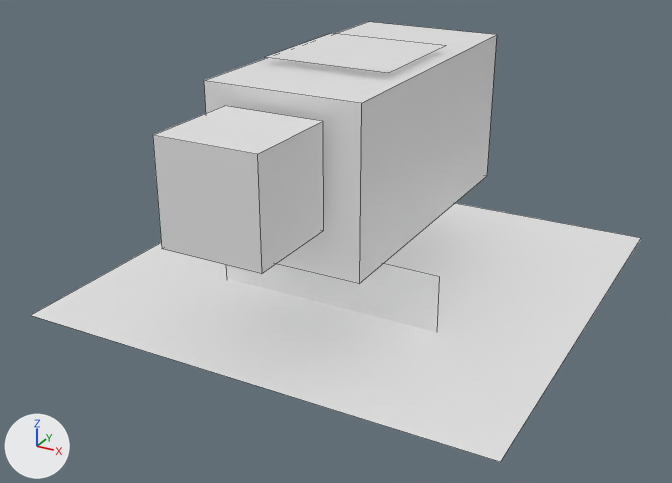
Before and after pictures for a commit that changed the Blender file media/npc/cuboid-pet.blend.
Rendered twice from a camera (50 mm lens) standing at (1.28, -2.25, 1.35) and looking at (-0.04, 0.13, 0.15). The lights are fixed; the arrows at lower left show +X, +Y and +Z. Mesh edges are drawn as thin lines.

Names of what the first picture shows: 'cuboid-pet-mesh'.
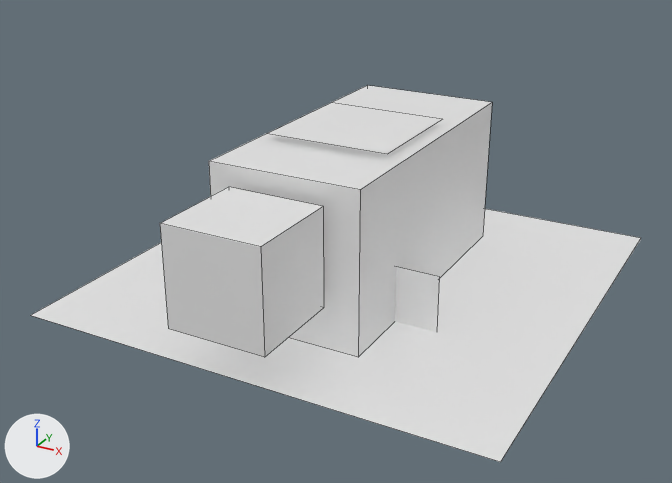
Commit message: feat: put cuboid-pet on ground

Scene script edits in JSON lines:
```json
{"block": "me_cube_003", "where": "me_cube_003.from_pydata(...)  # 32 vertices, 16 faces; spans x -0.75..0.75, y -0.58..1.0, z -0.19..0.75"}
{"block": "me_cube_003", "where": "# used by ob_cuboid_pet_mesh; location = (0.0, 0.0, 0.0)"}
{"block": "me_cube_003", "change": "me_cube_003 part 1: the loose piece of 8 vertices spanning x -0.15..0.15, y -0.58..-0.28, z 0.38..0.68 is moved by (0.0, 0.0, -0.23)"}
{"block": "me_cube_003", "change": "me_cube_003 part 2: the loose piece of 8 vertices spanning x -0.24..0.24, y -0.24..0.74, z 0.23..0.73 is moved by (0.0, 0.0, -0.23)"}
{"block": "me_cube_003", "change": "me_cube_003 part 3: the loose piece of 4 vertices spanning x -0.2..0.2, y 0.0..0.4, z 0.75 is moved by (0.0, 0.0, -0.23)"}
```

Location of each change, (x1, y1, x2, y2) in pixels of the pictures (672 x 483 px; the box of a moved part takes in the faces that stretch with it):
```json
{"object": "cuboid-pet-mesh", "change": "reshaped", "before": [31, 22, 641, 462], "after": [31, 85, 641, 462], "on screen": "14% shorter"}
{"part": 1, "of": "me_cube_003", "change": "moved or reshaped", "before": [153, 106, 323, 274], "after": [160, 187, 324, 357]}
{"part": 2, "of": "me_cube_003", "change": "moved or reshaped", "before": [204, 22, 497, 284], "after": [209, 85, 492, 357]}
{"part": 3, "of": "me_cube_003", "change": "moved or reshaped", "before": [266, 33, 445, 73], "after": [267, 103, 442, 154]}
```
